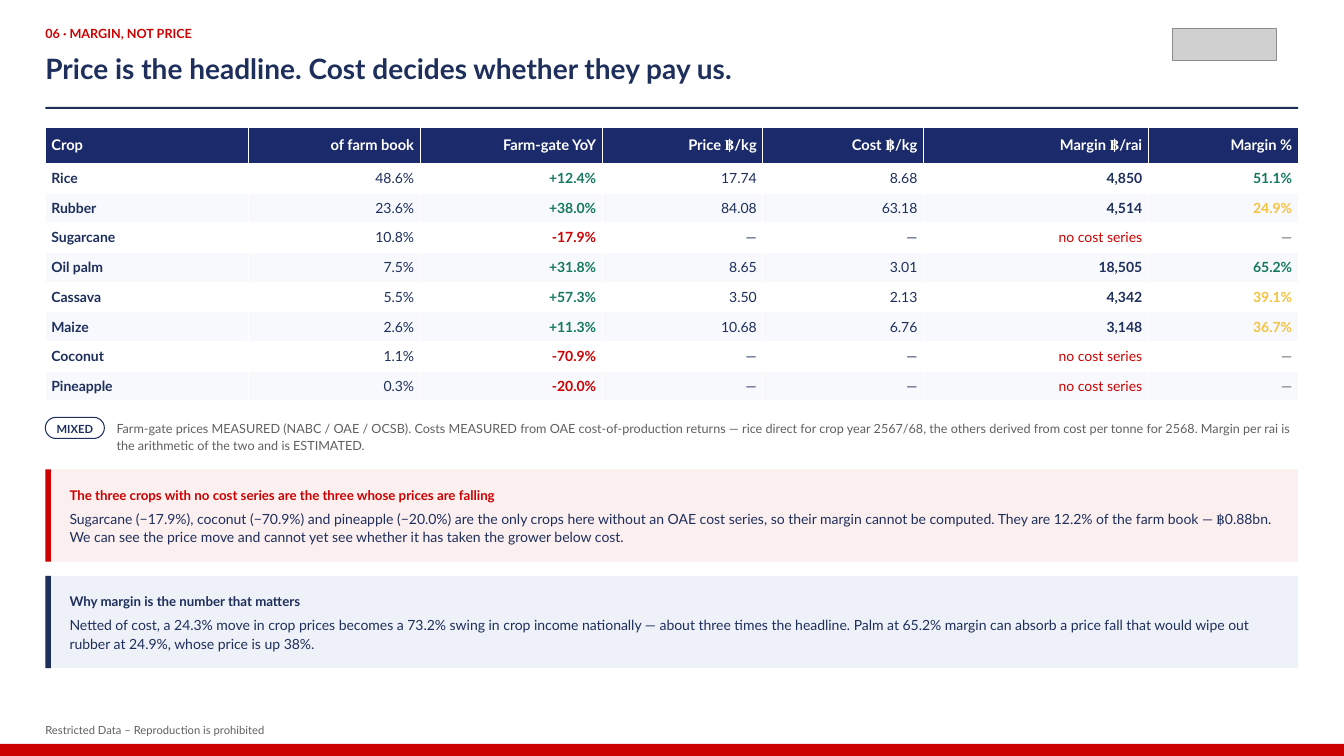
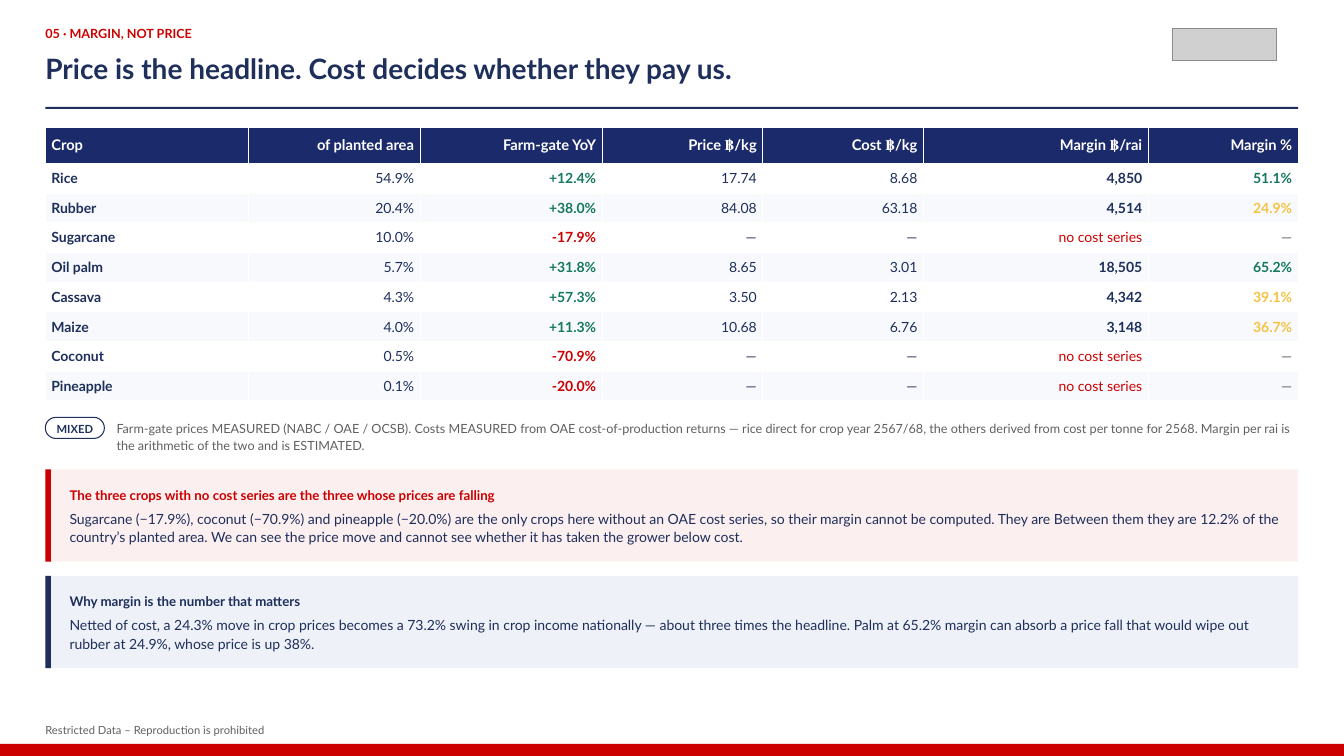
Before and after one commit to kaustavb2101/competitive-intel, a slide deck: slide 7 of docs/decks/mcom-2026-08-05-macro.pptx (slide 8 before the commit). Drawn at 1344x756 pixels with LibreOffice and Linux fonts; fonts in the diff are those of the drawing; grey boxes stand for pictures. Boxes give left, top, right and bottom in pixels: in the first picture for what was removed or moved away, otherwise in the second. Text is boxed around its words. In the diff, an @@ line names an element or a change of style, - is before the commit and + after.

```diff
--- a/docs/decks/mcom-2026-08-05-macro.pptx
+++ b/docs/decks/mcom-2026-08-05-macro.pptx
@@ text at bbox=[45, 28, 192, 40]: text changed @@
-06 · MARGIN, NOT PRICE
+05 · MARGIN, NOT PRICE
@@ table at bbox=[45, 127, 1299, 401] @@
-row 1, column 2: of farm book
+row 1, column 2: of planted area
-row 2, column 2: 48.6%
+row 2, column 2: 54.9%
-row 3, column 2: 23.6%
+row 3, column 2: 20.4%
-row 4, column 2: 10.8%
+row 4, column 2: 10.0%
-row 5, column 2: 7.5%
+row 5, column 2: 5.7%
-row 6, column 2: 5.5%
+row 6, column 2: 4.3%
-row 7, column 2: 2.6%
+row 7, column 2: 4.0%
-row 8, column 2: 1.1%
+row 8, column 2: 0.5%
-row 9, column 2: 0.3%
+row 9, column 2: 0.1%
@@ text at bbox=[70, 513, 1279, 545]: text changed @@
-Sugarcane (−17.9%), coconut (−70.9%) and pineapple (−20.0%) are the only crops here without an OAE cost series, so their margin cannot be computed. They are 12.2% of the farm book — ฿0.88bn. We can see the price move and cannot yet see whether it has taken the grower below cost.
+Sugarcane (−17.9%), coconut (−70.9%) and pineapple (−20.0%) are the only crops here without an OAE cost series, so their margin cannot be computed. They are Between them they are 12.2% of the country’s planted area. We can see the price move and cannot see whether it has taken the grower below cost.
```
Also in this commit, not shown: 12 other slides changed, 5 slides added, 6 slides removed, 1 other file.
